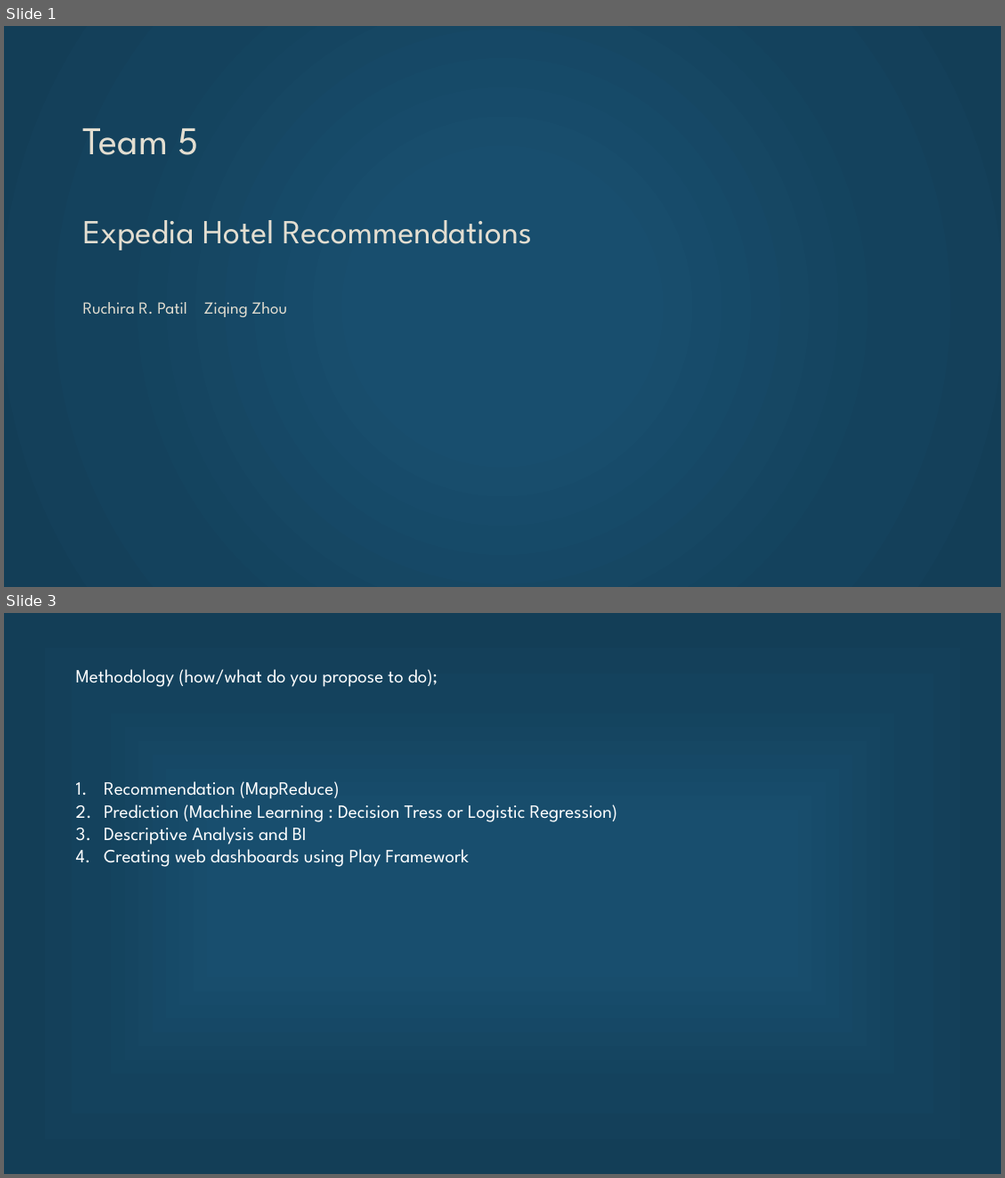
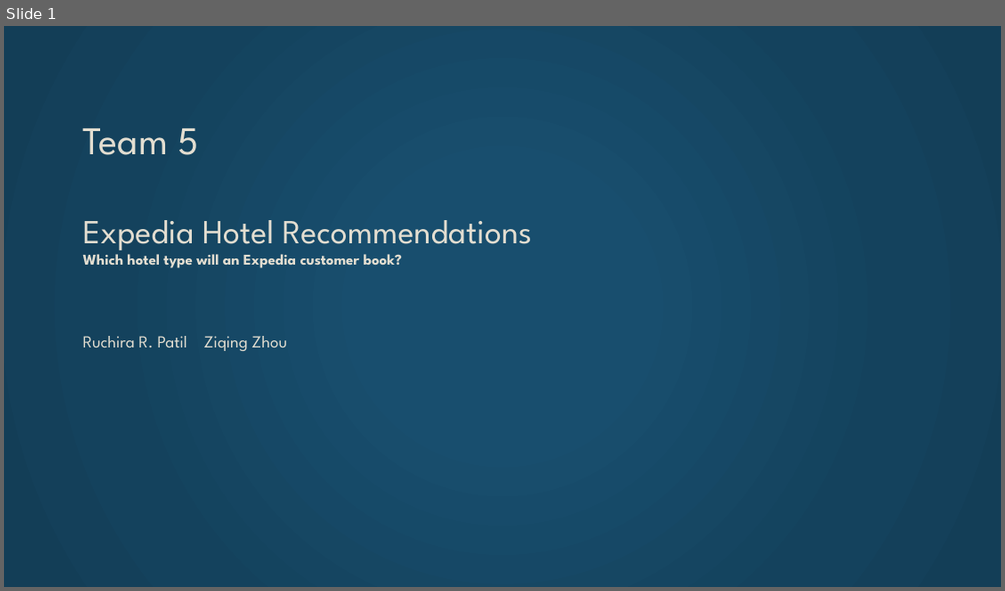
Before and after one commit to Ruchi2729/Scala-Final-Project, a slide deck: Final pre.pptx. Shown one above the other, each under a label of ours: slides 1 and 3 before the commit, slide 1 after it; the slides between them are not shown. The pictures are 1005x1178 and 1005x591 pixels, drawn with LibreOffice and Linux fonts; fonts in the diff are those of the drawing. Boxes give left, top, right and bottom in pixels: in the first picture for what was removed or moved away, otherwise in the second. Text is boxed around its words. In the diff, an @@ line names an element or a change of style, - is before the commit and + after.

```diff
--- a/Final pre.pptx
+++ b/Final pre.pptx
@@ slide 3 removed at [4,613,1001,1174], background gradient #184E6E to #14425D to #133E57 @@
@@ text removed at [76,669,618,867] @@
-Methodology (how/what do you propose to do);
-1. Recommendation (MapReduce)
-2. Prediction (Machine Learning : Decision Tress or Logistic Regression)
-3. Descriptive Analysis and BI
-4. Creating web dashboards using Play Framework
@@ slide 1 changed as well @@
@@ title at [83,128,532,351]: text changed; size 32.4 to 14.4 pt @@
-Team 5
-Expedia Hotel Recommendations
-Ruchira R. Patil Ziqing Zhou
+Team 5
+Expedia Hotel Recommendations
+Which hotel type will an Expedia customer book?
+Ruchira R. Patil Ziqing Zhou
```
Also in this commit, not shown: 4 other slides changed, 3 slides added, 2 other slides removed, 1 other file.
